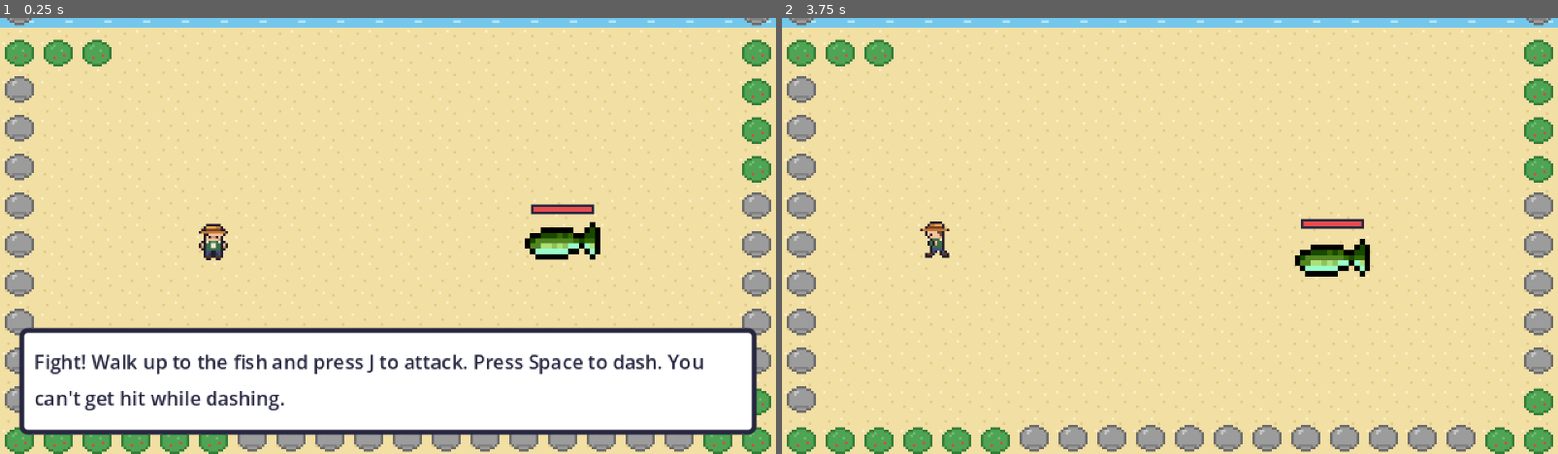
Above: before the commit, frames 1-2 (left to right).
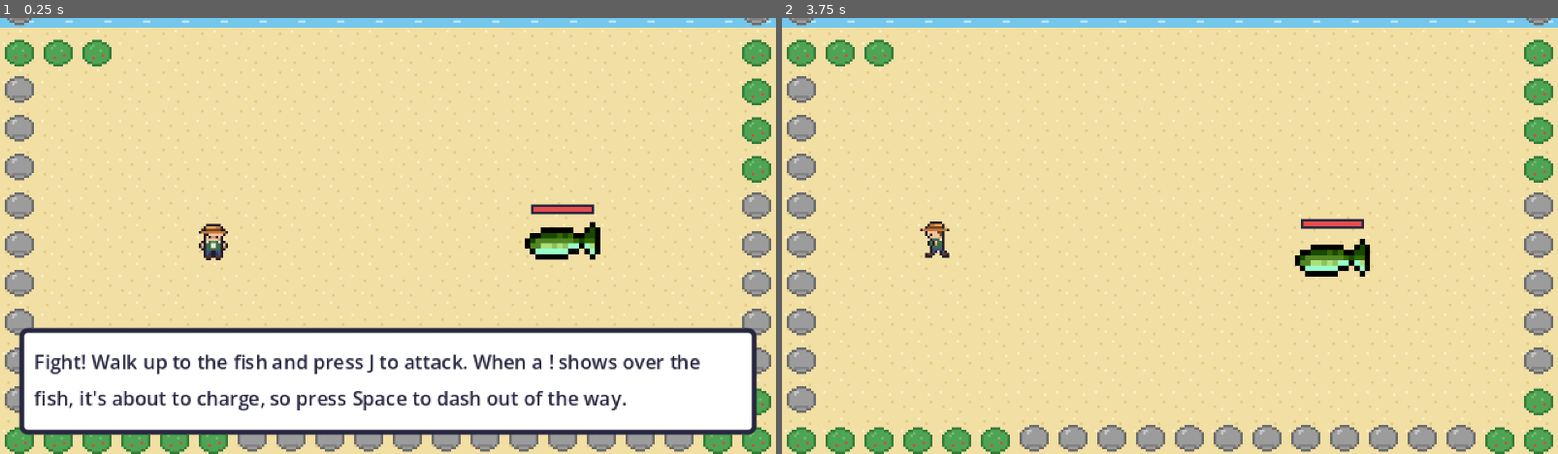
Above: after the commit, the same moments.

Repository: dogamujde/fishing-game
Game: Godot game, scene res://scenes/fight_arena.tscn
Same seed, same stepped clock (60 frames per second), same inputs: the game is played once before the commit and once after it. This scene is started directly instead of the project's main scene.
Inputs (mouse positions are in pixels of both pictures, inside the frame that each line leads up to):
- Up to frame 1 (0.25 s): no input
- Up to frame 2 (3.75 s): tap J (action) at 0.5, 1.25, 1.35, 2, 2.75, 3.5 s; move the mouse to (1340, 214) at 0.52 s; press the mouse at (1340, 214) at 0.53 s; hold D (move_right) 0.53-1.28 s; tap Enter (ui_accept) at 0.77, 1.52, 3.02 s; move the mouse to (1014, 257) at 1.27 s; release the mouse at (1014, 257) at 1.28 s; hold S (move_down) 1.28-2.03 s; click (1014, 257) at 1.55 s; move the mouse to (1247, 140) at 2.02 s; press the mouse at (1247, 140) at 2.03 s; hold D (move_right) 2.03-2.78 s; move the mouse to (1131, 323) at 2.77 s; release the mouse at (1131, 323) at 2.78 s; hold W (move_up) 2.78-3.53 s; tap Space (dodge) at 2.85 s; click (1131, 323) at 3.05 s; move the mouse to (1402, 301) at 3.52 s; hold A (move_left) from 3.53 s (still down); hold E (interact) from 3.53 s (still down)

The runs differ from the first frame. In frame 1, 2.0% of the frame differs, in the area x 4-91%, y 77-90%; in frame 2, nothing differs.

Commit message:
Explain the ! warning in the fight tip

Diff:
--- a/scripts/fight_arena.gd
+++ b/scripts/fight_arena.gd
@@ -27,8 +27,7 @@
 
 	fish.defeated.connect(_on_fish_defeated)
 	player.got_hit.connect(_on_player_got_hit)
-	TextBox.show_tip_once("fight", "Fight! Walk up to the fish and press J to attack. Press Space to dash. You can't get hit while dashing.")
-
+	TextBox.show_tip_once("fight", "Fight! Walk up to the fish and press J to attack. When a ! shows over the fish, it's about to charge, so press Space to dash out of the way.")
 
 func _on_player_got_hit(total_hits: int) -> void:
 	if total_hits >= MAX_HITS:
